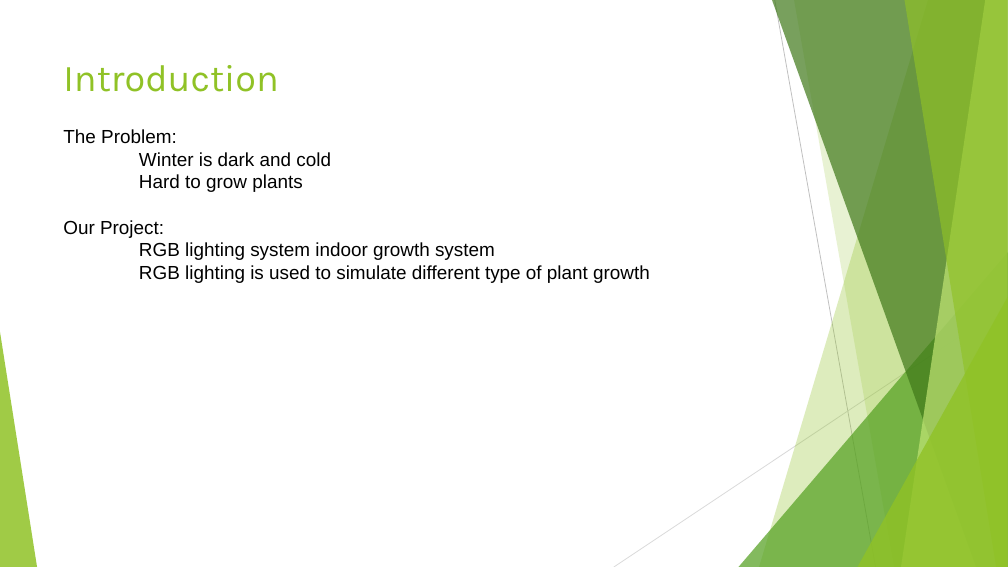
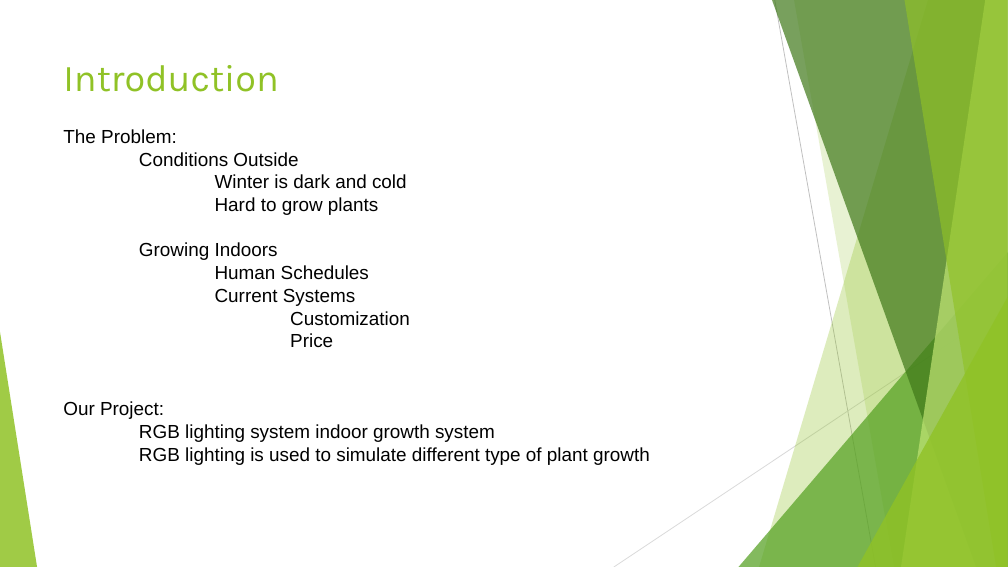
Before and after one commit to HodginAustin/Winter-Is-Coming, a slide deck: slide 2 of Documents/PresentationFall/Fall Presentation.pptx. Drawn at 1008x567 pixels with LibreOffice and Linux fonts; fonts in the diff are those of the drawing. Boxes give left, top, right and bottom in pixels: in the first picture for what was removed or moved away, otherwise in the second. Text is boxed around its words. In the diff, an @@ line names an element or a change of style, - is before the commit and + after.

Commit message:
added stuff to intro about problems

```diff
--- a/Documents/PresentationFall/Fall Presentation.pptx
+++ b/Documents/PresentationFall/Fall Presentation.pptx
@@ text at box(139, 152, 298, 167): paragraph added @@
+Conditions Outside
@@ text at box(215, 174, 407, 215): list level 1 to 3 in "Winter is dark and cold"; list level 1 to 3 in "Hard to grow plants" @@
@@ text at box(139, 242, 410, 348): paragraphs added @@
+    Growing Indoors
+    Human Schedules
+    Current Systems
+    Customization
+    Price
```
